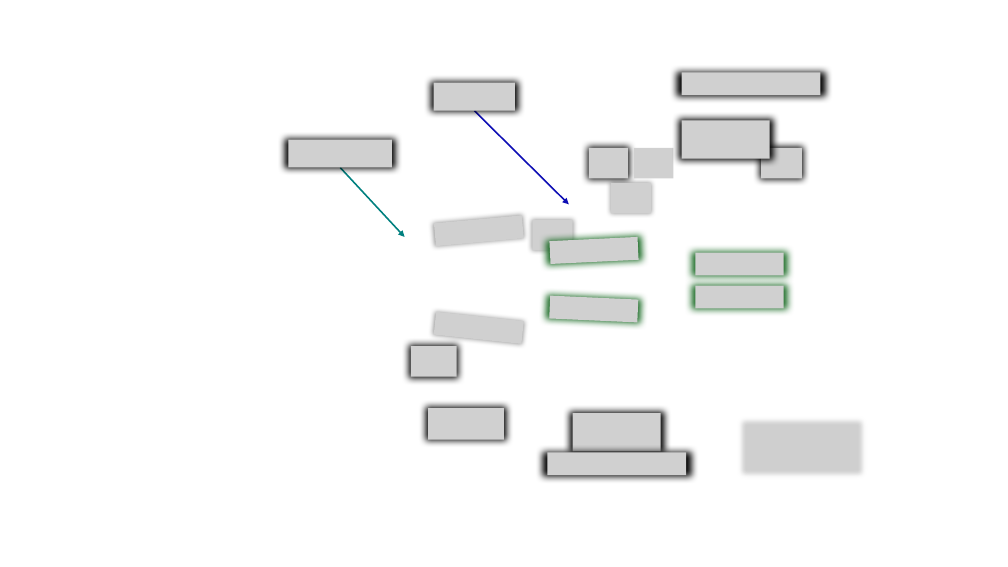
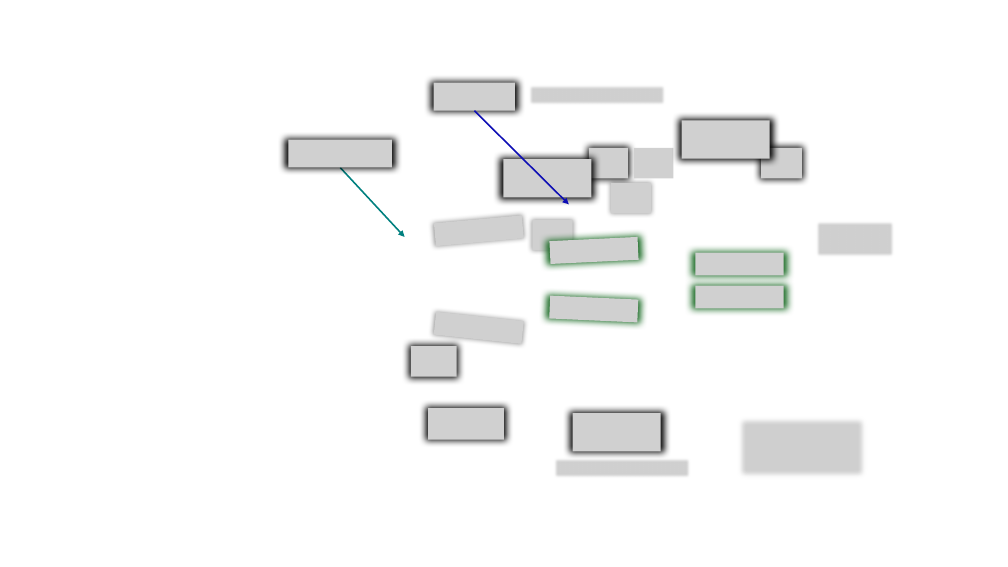
Before and after one commit to arfgar00/avd2.0, a slide deck: slide 1 of 01 - Loads and Fatigue/Annotation.pptx. Drawn at 1008x567 pixels with LibreOffice and Linux fonts; fonts in the diff are those of the drawing; grey boxes stand for pictures; background and template pictures are left out. Boxes give left, top, right and bottom in pixels: in the first picture for what was removed or moved away, otherwise in the second. Text is boxed around its words. In the diff, an @@ line names an element or a change of style, - is before the commit and + after.

Commit message:
V-n diagram (v1.3.1)

```diff
--- a/01 - Loads and Fatigue/Annotation.pptx
+++ b/01 - Loads and Fatigue/Annotation.pptx
@@ picture added at <box>528,83,666,106</box> @@
@@ picture removed at <box>682,73,820,95</box> @@
@@ picture added at <box>504,160,591,197</box> @@
@@ picture added at <box>815,220,896,258</box> @@
@@ picture: place and size @@
-picture at <box>547,452,686,475</box>
+picture at <box>553,457,691,479</box>
```
